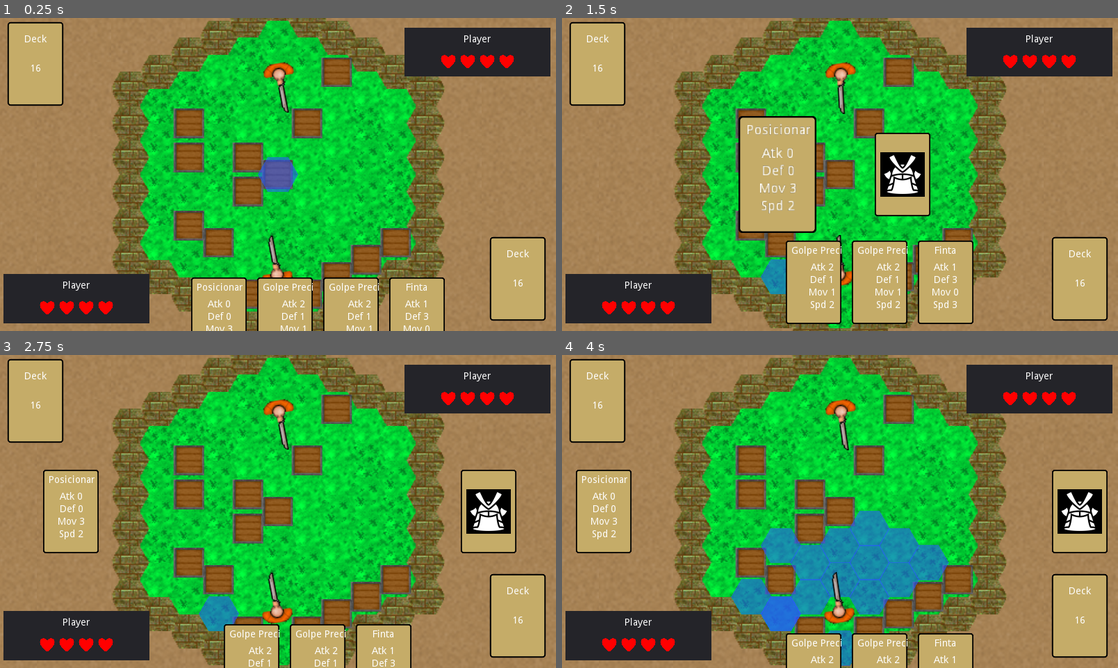
Above: before the commit, frames 1-4 (two rows, left to right).
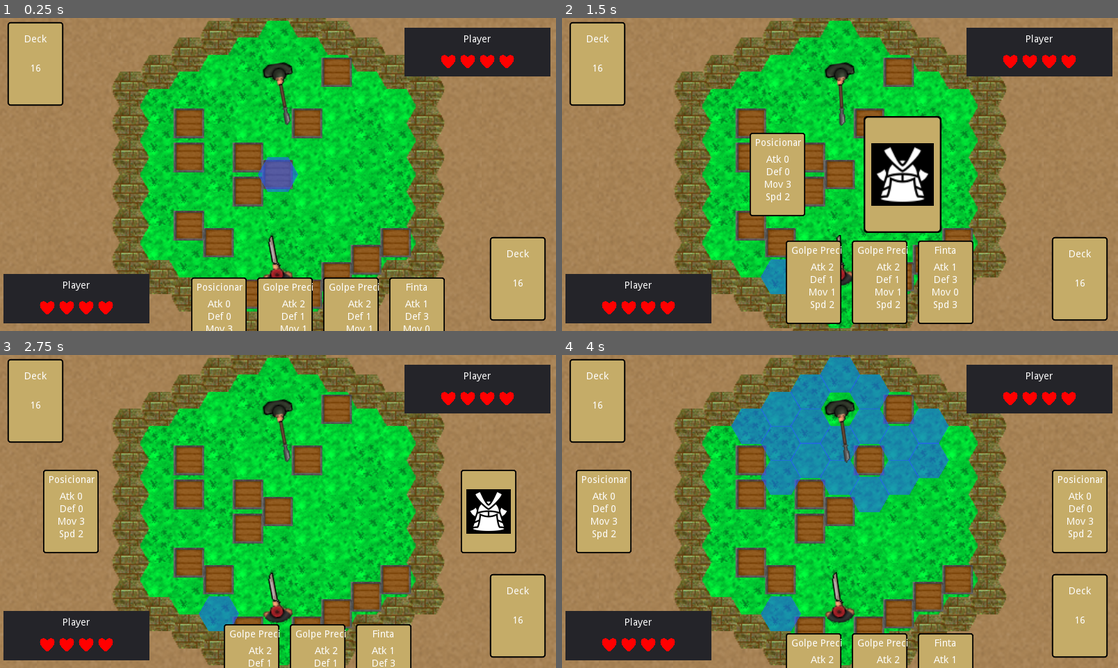
Above: after the commit, the same moments.

Repository: AndreMicheletti/samurai-hex-game
Game: Godot game, scene res://scenes/Game.tscn
Same seed, same stepped clock (60 frames per second), same inputs: the game is played once before the commit and once after it.
Inputs (mouse positions are in pixels of both pictures, inside the frame that each line leads up to):
- Up to frame 1 (0.25 s): no input
- Up to frame 2 (1.5 s): move the mouse to (778, 284) at 0.52 s; click (778, 284) at 0.67 s; move the mouse to (812, 280) at 1.27 s; click (812, 280) at 1.42 s
- Up to frame 3 (2.75 s): move the mouse to (316, 617) at 2.02 s; click (316, 617) at 2.17 s
- Up to frame 4 (4 s): move the mouse to (945, 664) at 2.77 s; click (945, 664) at 2.92 s; move the mouse to (1079, 614) at 3.52 s; click (1079, 614) at 3.67 s

The runs differ from the first frame. In frame 1, 0.5% of the frame differs, in the area x 47-53%, y 14-83%; in frame 2, 7.8%; in frame 3, 0.6%; in frame 4, 20%, in the area x 30-98%, y 0-100%.

Commit message:
added classes resources and textures

Diff:
--- a/project.godot
+++ b/project.godot
@@ -20,6 +20,11 @@
 "path": "res://scripts/Character.gd"
 }, {
 "base": "Resource",
+"class": "ClassResource",
+"language": "GDScript",
+"path": "res://scripts/resources/ClassResource.gd"
+}, {
+"base": "Resource",
 "class": "DeckResource",
 "language": "GDScript",
 "path": "res://scripts/resources/DeckResource.gd"
@@ -32,6 +37,7 @@
 _global_script_class_icons={
 "CardResource": "",
 "Character": "",
+"ClassResource": "",
 "DeckResource": "",
 "Tile": ""
 }
--- /dev/null
+++ b/resources/classes/elite.tres
@@ -0,0 +1,13 @@
+[gd_resource type="Resource" load_steps=4 format=2]
+
+[ext_resource path="res://scripts/resources/ClassResource.gd" type="Script" id=1]
+[ext_resource path="res://graphics/characters/spear_hand.png" type="Texture" id=2]
+[ext_resource path="res://graphics/characters/elite.png" type="Texture" id=3]
+
+[resource]
+script = ExtResource( 1 )
+id = 2
+name = "Elite"
+characterTexture = ExtResource( 3 )
+handTexture = ExtResource( 2 )
+passiveHability = 1
--- /dev/null
+++ b/resources/classes/monk.tres
@@ -0,0 +1,13 @@
+[gd_resource type="Resource" load_steps=4 format=2]
+
+[ext_resource path="res://scripts/resources/ClassResource.gd" type="Script" id=1]
+[ext_resource path="res://graphics/characters/bo_hand.png" type="Texture" id=2]
+[ext_resource path="res://graphics/characters/monk.png" type="Texture" id=3]
+
+[resource]
+script = ExtResource( 1 )
+id = 3
+name = "Monk"
+characterTexture = ExtResource( 3 )
+handTexture = ExtResource( 2 )
+passiveHability = 2
--- /dev/null
+++ b/resources/classes/samurai.tres
@@ -0,0 +1,13 @@
+[gd_resource type="Resource" load_steps=4 format=2]
+
+[ext_resource path="res://scripts/resources/ClassResource.gd" type="Script" id=1]
+[ext_resource path="res://graphics/characters/sabre_hand.png" type="Texture" id=2]
+[ext_resource path="res://graphics/characters/samurai.png" type="Texture" id=3]
+
+[resource]
+script = ExtResource( 1 )
+id = 1
+name = "Samurai"
+characterTexture = ExtResource( 3 )
+handTexture = ExtResource( 2 )
+passiveHability = 0
--- a/scenes/characters/Samurai.tscn
+++ b/scenes/characters/Enemy.tscn
@@ -1,9 +1,10 @@
-[gd_scene load_steps=14 format=2]
-
-[ext_resource path="res://scripts/Character.gd" type="Script" id=1]
-[ext_resource path="res://graphics/characters/monk.png" type="Texture" id=2]
+[gd_scene load_steps=15 format=2]
+
+[ext_resource path="res://scripts/EnemyCharacter.gd" type="Script" id=1]
+[ext_resource path="res://resources/decks/samurai_deck.tres" type="Resource" id=2]
 [ext_resource path="res://graphics/characters/sabre_hand.png" type="Texture" id=3]
-[ext_resource path="res://resources/decks/samurai_deck.tres" type="Resource" id=4]
+[ext_resource path="res://graphics/characters/monk.png" type="Texture" id=4]
+[ext_resource path="res://resources/classes/elite.tres" type="Resource" id=5]
 
 [sub_resource type="Animation" id=1]
 resource_name = "attack_pierce"
@@ -174,7 +175,7 @@
 "values": [ Vector2( 0, -7 ), Vector2( -0.635574, -0.501694 ), Vector2( -0.635574, -0.501694 ), Vector2( -0.306128, -10.689 ), Vector2( -0.306128, -10.689 ), Vector2( 0, -7 ) ]
 }
 tracks/4/type = "value"
-tracks/4/path = NodePath("Pivot/character/Position2D/sabre:z_index")
+tracks/4/path = NodePath("Pivot/character/Position2D/hand:z_index")
 tracks/4/interp = 0
 tracks/4/loop_wrap = true
 tracks/4/imported = false
@@ -529,9 +530,10 @@
 "values": [ Vector2( 0, 0 ), Vector2( 0, 0 ) ]
 }
 
-[node name="Samurai" type="Node2D"]
+[node name="Enemy" type="Node2D"]
 script = ExtResource( 1 )
-deck = ExtResource( 4 )
+characterClass = ExtResource( 5 )
+deck = ExtResource( 2 )
 
 [node name="anim" type="AnimationPlayer" parent="."]
 autoplay = "idle"
@@ -554,15 +556,14 @@
 
 [node name="character" type="Sprite" parent="Pivot"]
 z_index = 11
-texture = ExtResource( 2 )
+texture = ExtResource( 4 )
 
 [node name="Position2D" type="Position2D" parent="Pivot/character"]
 position = Vector2( 0, -7 )
 z_as_relative = false
 
-[node name="sabre" type="Sprite" parent="Pivot/character/Position2D"]
+[node name="hand" type="Sprite" parent="Pivot/character/Position2D"]
 rotation = 1.58123
 z_index = 10
 texture = ExtResource( 3 )
 offset = Vector2( -12, 0 )
-flip_v = true
--- a/scenes/characters/EnemySamurai.tscn
+++ b/scenes/characters/Player.tscn
@@ -1,9 +1,10 @@
-[gd_scene load_steps=14 format=2]
-
-[ext_resource path="res://scripts/EnemyCharacter.gd" type="Script" id=1]
-[ext_resource path="res://graphics/characters/monk.png" type="Texture" id=2]
+[gd_scene load_steps=15 format=2]
+
+[ext_resource path="res://scripts/Character.gd" type="Script" id=1]
+[ext_resource path="res://resources/decks/samurai_deck.tres" type="Resource" id=2]
 [ext_resource path="res://graphics/characters/sabre_hand.png" type="Texture" id=3]
-[ext_resource path="res://resources/decks/samurai_deck.tres" type="Resource" id=4]
+[ext_resource path="res://graphics/characters/samurai.png" type="Texture" id=4]
+[ext_resource path="res://resources/classes/samurai.tres" type="Resource" id=5]
 
 [sub_resource type="Animation" id=1]
 resource_name = "attack_pierce"
@@ -174,7 +175,7 @@
 "values": [ Vector2( 0, -7 ), Vector2( -0.635574, -0.501694 ), Vector2( -0.635574, -0.501694 ), Vector2( -0.306128, -10.689 ), Vector2( -0.306128, -10.689 ), Vector2( 0, -7 ) ]
 }
 tracks/4/type = "value"
-tracks/4/path = NodePath("Pivot/character/Position2D/sabre:z_index")
+tracks/4/path = NodePath("Pivot/character/Position2D/hand:z_index")
 tracks/4/interp = 0
 tracks/4/loop_wrap = true
 tracks/4/imported = false
@@ -529,9 +530,10 @@
 "values": [ Vector2( 0, 0 ), Vector2( 0, 0 ) ]
 }
 
-[node name="EnemySamurai" type="Node2D"]
+[node name="Player" type="Node2D"]
 script = ExtResource( 1 )
-deck = ExtResource( 4 )
+characterClass = ExtResource( 5 )
+deck = ExtResource( 2 )
 
 [node name="anim" type="AnimationPlayer" parent="."]
 autoplay = "idle"
@@ -554,14 +556,15 @@
 
 [node name="character" type="Sprite" parent="Pivot"]
 z_index = 11
-texture = ExtResource( 2 )
+texture = ExtResource( 4 )
 
 [node name="Position2D" type="Position2D" parent="Pivot/character"]
 position = Vector2( 0, -7 )
 z_as_relative = false
 
-[node name="sabre" type="Sprite" parent="Pivot/character/Position2D"]
+[node name="hand" type="Sprite" parent="Pivot/character/Position2D"]
 rotation = 1.58123
 z_index = 10
 texture = ExtResource( 3 )
 offset = Vector2( -12, 0 )
+flip_v = true
--- a/scripts/Character.gd
+++ b/scripts/Character.gd
@@ -2,11 +2,9 @@
 
 class_name Character
 
-enum CharacterClass {Samurai, Lancer, Wanderer}
-
 export(String) var PlayerName = "Player"
 export(int) var Health = 4
-export(CharacterClass) var character_class
+export(Resource) var characterClass
 
 export(Resource) var deck
 
@@ -40,6 +38,10 @@
 	add_to_group("Character")
 	hex_pos = Vector2(0, 0)
 	shuffle_deck()
+	$Pivot/character.texture = characterClass.characterTexture
+	$Pivot/character/Position2D/hand.texture = characterClass.handTexture
+	if characterClass.name == "Elite":
+		$Pivot/character/Position2D/hand.offset = Vector2(-17, 0)
 
 func teleport_to(pos : Vector2):
 	position = world.get_grid().get_hex_center(pos)
--- a/scripts/Game.gd
+++ b/scripts/Game.gd
@@ -3,8 +3,8 @@
 enum Phase {DRAW, CHOOSE, PLAY}
 
 var world_scene = preload("res://scenes/world/World.tscn")
-var player_scene = preload("res://scenes/characters/Samurai.tscn")
-var enemy_scene = preload("res://scenes/characters/EnemySamurai.tscn")
+var player_scene = preload("res://scenes/characters/Player.tscn")
+var enemy_scene = preload("res://scenes/characters/Enemy.tscn")
 
 var ui_scene = preload("res://scenes/gui/GameUI.tscn")
 
--- /dev/null
+++ b/scripts/resources/ClassResource.gd
@@ -0,0 +1,20 @@
+extends Resource
+
+class_name ClassResource
+
+enum Passive {IGNORE_DEF, ATK_PUSH, DEF_COUNTER}
+
+export(int) var id
+export(String) var name
+export(Resource) var characterTexture
+export(Resource) var handTexture
+export(Passive) var passiveHability
+
+func _init(p_class_id = 0, p_class_name = "",
+			p_class_char_texture = null, p_class_hand_texture = null,
+			p_passive = Passive.IGNORE_DEF):
+	id = p_class_id
+	name = p_class_name
+	characterTexture = p_class_char_texture
+	handTexture = p_class_hand_texture
+	passiveHability = p_passive
Binary file added: graphics/characters/bo_hand.png
Not shown, added: graphics/characters/bo_hand.png.import
Binary file added: graphics/characters/elite.png
Not shown, added: graphics/characters/elite.png.import
Binary file added: graphics/characters/samurai.png
Not shown, added: graphics/characters/samurai.png.import
Binary file added: graphics/characters/spear_hand.png
Not shown, added: graphics/characters/spear_hand.png.import
